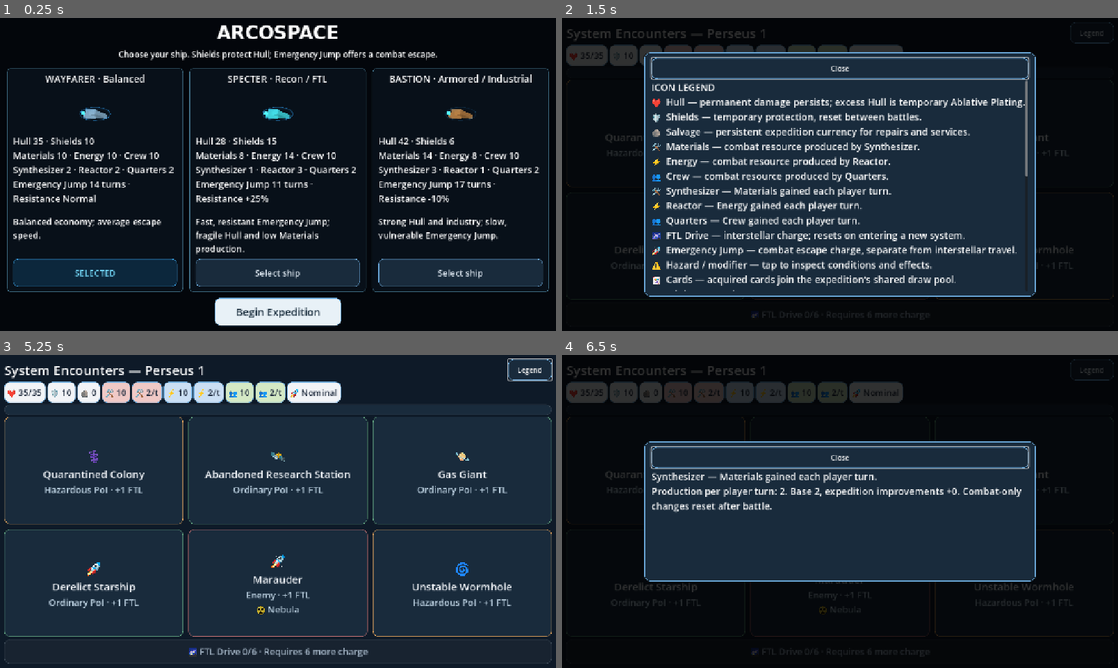
Above: before the commit, frames 1-4 (two rows, left to right).
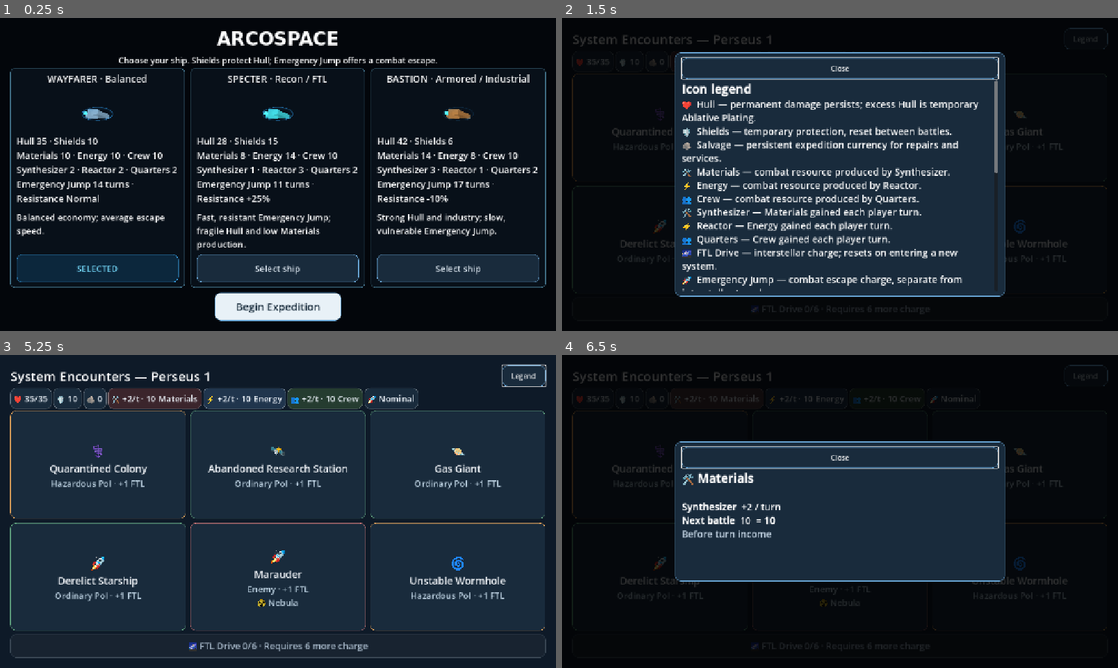
Above: after the commit, the same moments.

Repository: RPGMaster2000/arcospace
Game: Godot game, scene res://scenes/battle_setup.tscn
Two runs of this game, one before a commit and one after it. Both use one fixed random seed, a clock stepped at 60 frames per second and the inputs below.
Inputs (mouse positions are in pixels of both pictures, inside the frame that each line leads up to):
- Up to frame 1 (0.25 s): no input
- Up to frame 2 (1.5 s): click "Begin Expedition" at 0.5 s; click "Legend" at 1.25 s
- Up to frame 3 (5.25 s): click "❤️ 35/35" at 2 s; click "🛡️ 10" at 2.75 s; click "🪨 0" at 3.5 s; click (116, 392) at 4.25 s, where only the run before the commit has a clickable "🛠️ 10"; click (155, 398) at 5 s, where only the run after the commit has a clickable "🛠️ +2/t · 10 Materials"
- Up to frame 4 (6.5 s): click (706, 392) at 5.75 s, where only the run before the commit has a clickable "🛠️ 2/t"

The runs differ from the first frame. In frame 1, 18% of the frame differs, in the area x 1-99%, y 2-99%; in frame 2, 24%, in the area x 0-100%, y 1-97%; in frame 3, 15%; in frame 4, 12%.

Commit message:
Combine exploration resources in a padded dark status bar

Diff:
--- a/scripts/battle_setup.gd
+++ b/scripts/battle_setup.gd
@@ -12,7 +12,7 @@
 	var legend = Button.new()
 	legend.text = "Legend"
 	legend.set_anchors_and_offsets_preset(Control.PRESET_TOP_RIGHT)
-	legend.position = Vector2(size.x - 130, 12)
+	legend.position = Vector2(size.x - 134, 24)
 	legend.custom_minimum_size = Vector2(110, 48)
 	add_child(legend)
 	legend.pressed.connect(overlay.show_legend)
@@ -59,16 +59,18 @@
 # Preserve the existing preview nodes and selection logic; only fit their controls.
 func _layout_cards() -> void:
 	$Instructions.text = "Choose your ship. Shields protect Hull; Emergency Jump offers a combat escape."
-	$Instructions.offset_top = 70
-	$Instructions.offset_bottom = 104
+	$Logo.offset_top = 24
+	$Logo.offset_bottom = 79
+	$Instructions.offset_top = 84
+	$Instructions.offset_bottom = 108
 	$Ships.set_anchors_and_offsets_preset(Control.PRESET_FULL_RECT)
-	$Ships.offset_left = 16
-	$Ships.offset_right = -16
+	$Ships.offset_left = 24
+	$Ships.offset_right = -24
 	$Ships.offset_top = 116
-	$Ships.offset_bottom = -90
+	$Ships.offset_bottom = -100
 	$Start.custom_minimum_size.y = 64
-	$Start.offset_top = -76
-	$Start.offset_bottom = -12
+	$Start.offset_top = -88
+	$Start.offset_bottom = -24
 	preload("res://scripts/ui/encounter_presentation.gd").action($Start, true)
 	for index in range(3):
 		var panel = get_node("Ships/Ship%d" % index)
--- a/scripts/expedition.gd
+++ b/scripts/expedition.gd
@@ -19,6 +19,7 @@
 var view: VBoxContainer
 var resource_bar: HFlowContainer
 var legend: Button
+var heading_row: HBoxContainer
 var jump_button: Button
 var return_button: Button
 var confirm_button: Button
@@ -28,7 +29,6 @@
 var header: PanelContainer
 var footer: HBoxContainer
 var more_hint: Label
-var progress: ProgressBar
 var grid: GridContainer
 var selected_approach: int = -1
 var approach_buttons: Array[Button] = []
@@ -48,13 +48,13 @@
 	ui = MarginContainer.new()
 	ui.set_anchors_and_offsets_preset(Control.PRESET_FULL_RECT)
 	for edge in ["left", "right", "top", "bottom"]:
-		ui.add_theme_constant_override("margin_" + edge, 10)
+		ui.add_theme_constant_override("margin_" + edge, 24)
 	add_child(ui)
 	var column = VBoxContainer.new()
 	column.add_theme_constant_override("separation", 4)
 	ui.add_child(column)
 	title = _label("", 30)
-	var heading_row = HBoxContainer.new()
+	heading_row = HBoxContainer.new()
 	column.add_child(heading_row)
 	title.size_flags_horizontal = Control.SIZE_EXPAND_FILL
 	heading_row.add_child(title)
@@ -69,13 +69,8 @@
 	header = Header.instantiate()
 	column.add_child(header)
 	header.return_requested.connect(show_system)
+	header.legend_requested.connect(func(): resource_bar.overlay.show_legend())
 	return_button = header.return_button
-	progress = ProgressBar.new()
-	progress.custom_minimum_size.y = 8
-	progress.show_percentage = false
-	progress.add_theme_stylebox_override("background", Presentation.style(Color("394653")))
-	progress.add_theme_stylebox_override("fill", Presentation.style(Presentation.COLORS.special, true))
-	column.add_child(progress)
 	scroll = TouchScroll.new()
 	scroll.size_flags_vertical = Control.SIZE_EXPAND_FILL
 	column.add_child(scroll)
@@ -100,13 +95,13 @@
 	footer.add_child(repair_selector)
 	confirm_button = Button.new()
 	confirm_button.text = "Confirm Approach"
-	confirm_button.custom_minimum_size = Vector2(330, 60)
+	confirm_button.custom_minimum_size = Vector2(300, 48)
 	confirm_button.add_theme_font_size_override("font_size", 23)
 	Presentation.action(confirm_button, true)
 	confirm_button.pressed.connect(_confirm_approach)
 	footer.add_child(confirm_button)
 	jump_button = Button.new()
-	jump_button.custom_minimum_size.y = 56
+	jump_button.custom_minimum_size.y = 48
 	jump_button.add_theme_font_size_override("font_size", 21)
 	jump_button.add_theme_font_override("font", Presentation.UI_FONT)
 	Presentation.action(jump_button)
@@ -149,8 +144,8 @@
 	var result = GridContainer.new()
 	result.columns = columns
 	result.size_flags_horizontal = Control.SIZE_EXPAND_FILL
-	result.add_theme_constant_override("h_separation", 12)
-	result.add_theme_constant_override("v_separation", 12)
+	result.add_theme_constant_override("h_separation", 10)
+	result.add_theme_constant_override("v_separation", 10)
 	view.add_child(result)
 	grid = result
 	return result
@@ -186,10 +181,8 @@
 	return_button.visible = kind == "poi"
 	footer.visible = kind == "poi"
 	confirm_button.disabled = true
+	heading_row.visible = kind != "poi"
 	title.visible = true
-	progress.visible = kind == "system"
-	progress.max_value = state.required_ftl_charge
-	progress.value = state.ftl_charge
 	title.text = "System Encounters — " + state.system_name if kind == "system" else (state.ship().ship_name + " · Expedition" if kind == "poi" else "Encounter Result")
 	resource_bar.exploration(state)
 	jump_button.text = "%s FTL Drive %d/%d · %s" % [_icon("travel"), state.ftl_charge, state.required_ftl_charge, "Jump to Next System" if state.ftl_charge >= state.required_ftl_charge else "Requires %d more charge" % (state.required_ftl_charge - state.ftl_charge)]
@@ -255,7 +248,7 @@
 	if approach.success_chance < 1:
 		lines.append("%s%% — %s" % [String.num((1.0 - approach.success_chance) * 100, 2), state.describe_outcome(approach.failure)])
 	var reason: String = state.locked_reason(approach)
-	if not reason.is_empty(): lines.append("LOCKED — " + reason)
+	if not reason.is_empty(): lines.append("LOCKED" if reason.begins_with("Requires " + state.LABELS.get(approach.requirement, "missing")) else "LOCKED — " + reason)
 	return "\n".join(lines)
 
 func show_poi(index: int) -> void:
--- a/scripts/ui/encounter_tile.gd
+++ b/scripts/ui/encounter_tile.gd
@@ -33,9 +33,9 @@
 		icon_label.horizontal_alignment = HORIZONTAL_ALIGNMENT_CENTER
 		column.add_child(icon_label)
 		title = title.substr(title.find("\n") + 1)
-	heading = _label(title, 24)
+	heading = _label(title, 23)
 	heading.add_theme_font_override("font", Presentation.UI_FONT)
-	details = _label(body, 21)
+	details = _label(body, 20)
 	details.add_theme_font_override("font", Presentation.UI_FONT)
 	if centered:
 		heading.horizontal_alignment = HORIZONTAL_ALIGNMENT_CENTER
--- a/scripts/ui/info_overlay.gd
+++ b/scripts/ui/info_overlay.gd
@@ -3,7 +3,7 @@
 const Presentation = preload("res://scripts/ui/encounter_presentation.gd")
 var shade: ColorRect
 var panel: PanelContainer
-var body: Label
+var body: RichTextLabel
 var close: Button
 var previous_focus: Control
 var desired_height: float = 320
@@ -28,11 +28,20 @@
 	var scroll = preload("res://scripts/ui/encounter_scroll.gd").new()
 	scroll.size_flags_vertical = Control.SIZE_EXPAND_FILL
 	column.add_child(scroll)
-	body = Label.new()
+	body = RichTextLabel.new()
+	body.bbcode_enabled = true
+	body.fit_content = true
+	body.scroll_active = false
 	body.size_flags_horizontal = Control.SIZE_EXPAND_FILL
 	body.autowrap_mode = TextServer.AUTOWRAP_WORD_SMART
-	body.add_theme_font_override("font", Presentation.UI_FONT)
-	body.add_theme_font_size_override("font_size", 22)
+	body.add_theme_font_override("normal_font", Presentation.UI_FONT)
+	var bold_font = FontVariation.new()
+	bold_font.base_font = ThemeDB.fallback_font
+	bold_font.variation_embolden = 0.7
+	bold_font.fallbacks = [Presentation.EMOJI_FONT]
+	body.add_theme_font_override("bold_font", bold_font)
+	body.add_theme_font_size_override("normal_font_size", 22)
+	body.add_theme_font_size_override("bold_font_size", 22)
 	scroll.add_child(body)
 	shade.resized.connect(_fit)
 	_fit()
@@ -40,8 +49,8 @@
 
 func _fit() -> void:
 	var height: float = minf(desired_height, shade.size.y - 48)
-	panel.position = Vector2(maxf(12, (shade.size.x - 900) / 2), (shade.size.y - height) / 2)
-	panel.size = Vector2(minf(900, shade.size.x - 24), height)
+	panel.position = Vector2(maxf(24, (shade.size.x - 760) / 2), (shade.size.y - height) / 2)
+	panel.size = Vector2(minf(760, shade.size.x - 48), height)
 
 func show_text(value: String) -> void:
 	desired_height = 320
@@ -52,7 +61,7 @@
 	_fit()
 
 func show_legend() -> void:
-	var lines: Array[String] = ["ICON LEGEND"]
+	var lines: Array[String] = ["[font_size=28][b]Icon legend[/b][/font_size]"]
 	var keys: Array = Presentation.MEANINGS.keys()
 	for key in Presentation.ICONS:
 		if not keys.has(key): keys.append(key)
--- a/scripts/ui/poi_header.gd
+++ b/scripts/ui/poi_header.gd
@@ -1,14 +1,26 @@
 extends PanelContainer
 # Image, backing and overlays remain separate so artwork can be replaced independently.
 signal return_requested
+signal legend_requested
 @export var banner_texture: Texture2D
-@export var maximum_height: float = 112.0
+@export var maximum_height: float = 88.0
 @onready var image: TextureRect = $Image
 @onready var title: Label = $Overlay/Title
 @onready var return_button: Button = $Overlay/Return
 
 func _ready() -> void:
 	preload("res://scripts/ui/encounter_presentation.gd").action(return_button)
+	var legend = Button.new()
+	legend.text = "Legend"
+	legend.set_anchors_and_offsets_preset(Control.PRESET_TOP_RIGHT)
+	legend.offset_left = -280
+	legend.offset_right = -180
+	legend.offset_top = 12
+	legend.offset_bottom = 60
+	preload("res://scripts/ui/encounter_presentation.gd").action(legend)
+	$Overlay.add_child(legend)
+	legend.pressed.connect(func(): legend_requested.emit())
+	title.offset_right = -300
 	return_button.pressed.connect(func(): return_requested.emit())
 	resized.connect(_fit)
 	_fit()
@@ -20,4 +32,5 @@
 	_fit()
 
 func _fit() -> void:
-	custom_minimum_size.y = clampf(size.x / 5.5, 100, minf(maximum_height, get_viewport_rect().size.y * .24))
+	get_node("Overlay/Placeholder").hide()
+	custom_minimum_size.y = clampf(size.x / 5.5, 88, minf(maximum_height, get_viewport_rect().size.y * .24))
--- a/scripts/ui/resource_bar.gd
+++ b/scripts/ui/resource_bar.gd
@@ -1,13 +1,14 @@
 extends HFlowContainer
 # Exploration only: ship starting reserves plus effective pending adjustments.
 const Presentation = preload("res://scripts/ui/encounter_presentation.gd")
-const POSITIVE = Color("13743a")
-const NEGATIVE = Color("b32232")
-const FAMILY_COLORS = {"materials":Color("f0c9c6"), "synthesizer":Color("f0c9c6"),
-	"energy":Color("cbdff4"), "reactor":Color("cbdff4"),
-	"crew":Color("d4e9c5"), "quarters":Color("d4e9c5")}
+const POSITIVE = Color("8ce4ad")
+const NEGATIVE = Color("ffacb5")
+const FAMILY_COLORS = {"materials":Color("3b252c"), "synthesizer":Color("3b252c"),
+	"energy":Color("20354d"), "reactor":Color("20354d"),
+	"crew":Color("253c30"), "quarters":Color("253c30")}
 var overlay: CanvasLayer
 var entries: Dictionary = {}
+var markup = RegEx.create_from_string("\\[.*?\\]")
 
 func _ready() -> void:
 	add_theme_constant_override("h_separation", 4)
@@ -24,7 +25,8 @@
 		Presentation.action(button)
 		for style in ["normal", "hover", "pressed", "disabled"]:
 			var box: StyleBoxFlat = button.get_theme_stylebox(style).duplicate()
-			box.bg_color = FAMILY_COLORS.get(key, Color("f2f4f7"))
+			box.bg_color = FAMILY_COLORS.get(key, Color("192b3c"))
+			box.border_color = box.bg_color.lightened(.32)
 			if style == "hover": box.bg_color = box.bg_color.lightened(.08)
 			box.content_margin_left = 8
 			box.content_margin_right = 8
@@ -47,9 +49,9 @@
 			label.mouse_filter = Control.MOUSE_FILTER_IGNORE
 			label.add_theme_font_override("font", Presentation.UI_FONT)
 			label.add_theme_font_size_override("font_size", 20)
-			label.add_theme_color_override("font_color", Color("202c3e"))
+			label.add_theme_color_override("font_color", Color("edf3fa"))
 			row.add_child(label)
-		button.pressed.connect(func(): overlay.show_text(button.tooltip_text))
+		button.pressed.connect(func(): overlay.show_text(button.get_meta("description", button.tooltip_text)))
 		entries[key] = button
 		add_child(button)
 	var entry: Button = entries[key]
@@ -62,27 +64,42 @@
 	entry.get_node("Values/Adjustment").add_theme_color_override("font_color", NEGATIVE if negative else POSITIVE)
 	entry.get_node("Values/Bonus").text = bonus
 	entry.get_node("Values/Bonus").add_theme_color_override("font_color", POSITIVE)
-	entry.tooltip_text = Presentation.meaning(key) + ("\n" + detail if not detail.is_empty() else "")
+	entry.set_meta("description", detail)
+	entry.tooltip_text = markup.sub(detail, "", true)
 
-func starting_resource(state: Resource, key: String) -> void:
+func heading(key: String, name: String) -> String:
+	return "[font_size=28][b]%s %s[/b][/font_size]" % [Presentation.icon(key, get_theme_default_font()), name]
+
+func colored_delta(delta: int) -> String:
+	if delta == 0: return ""
+	return "[color=#%s]%+d[/color]" % [(NEGATIVE if delta < 0 else POSITIVE).to_html(false), delta]
+
+func starting_resource(state: Resource, key: String, production: String = "") -> void:
 	var base: int = int(state.ship().get(key))
 	var final: int = state.starting_value(state.ship(), key)
 	var delta: int = final - base
-	put(key, str(base), "Ship starting reserve: %d. Effective pending adjustment: %+d. Next battle starts at %d before turn income.\nThese are next-battle values, not a live exploration stockpile. Resource penalties cap at half the base reserve; bonuses add independently.\nPending bonuses %+d; penalties %d." % [base, delta, final, int(state.pending_bonuses.get(key, 0)), int(state.pending_penalties.get(key, 0))], "%+d" % delta if delta else "", delta < 0)
+	var name: String = state.LABELS[key]
+	var value: String = str(base)
+	var detail: String = heading(key, name) + "\n\n"
+	if not production.is_empty():
+		value = "+%d/t · %d %s" % [state.production(production), base, name]
+		detail += "[b]%s[/b]  +%d / turn\n" % [state.LABELS[production], state.production(production)]
+		detail += "[b]Next battle[/b]  %d %s = [b]%d[/b]\n[color=#b8c9d9]Before turn income[/color]" % [base, colored_delta(delta), final]
+		if int(state.pending_penalties.get(key, 0)) < 0:
+			detail += "\nPenalty capped at 50% of base."
+	else:
+		detail += "[b]Next battle[/b]  %d %s = [b]%d[/b]\nAbsorbs damage first. Resets each battle." % [base, colored_delta(delta), final]
+	put(key, value, detail, "%+d" % delta if delta else "", delta < 0)
 
 func exploration(state: Resource) -> void:
-	put("hull", "%d/%d" % [state.hull, state.ship().hull_capacity], state.ship().ship_name)
+	put("hull", "%d/%d" % [state.hull, state.ship().hull_capacity], heading("hull", "Hull") + "\n\n[b]%d / %d[/b]\nCarries between battles.\nExcess → temporary plating." % [state.hull, state.ship().hull_capacity])
 	starting_resource(state, "shields")
-	put("salvage", str(state.salvage))
+	put("salvage", str(state.salvage), heading("salvage", "Salvage") + "\n\n[b]%d[/b]\nRepairs · Cards · Supplies · Production" % state.salvage)
 	for pair in [["materials", "synthesizer"], ["energy", "reactor"], ["crew", "quarters"]]:
-		starting_resource(state, pair[0])
-		var key: String = pair[1]
-		var base: int = int(state.ship().get(key))
-		var delta: int = state.production(key) - base
-		put(key, "%d/t" % base, "Production per player turn: %d. Base %d, expedition improvements %+d. Combat-only changes reset after battle." % [state.production(key), base, delta], "%+d" % delta if delta else "", delta < 0)
+		starting_resource(state, pair[0], pair[1])
 	var boost: int = clampi(state.modifier_value("emergency_jump_charge"), 0, state.ship().ftl_turns)
 	var offline: int = maxi(0, state.modifier_value("emergency_jump_offline"))
-	var detail: String = "Next battle: %d starting charge (ship target %d), disabled for %d turns. Normal turn charging resumes once enabled. Offline duration uses the longest pending penalty; charge is retained." % [boost, state.ship().ftl_turns, offline]
+	var detail: String = heading("jump", "Emergency Jump") + "\n\n[b]Next battle[/b]\nCharge  [b]%d / %d[/b]\nOffline  [b]%d turns[/b]\nCombat escape; separate from system travel." % [boost, state.ship().ftl_turns, offline]
 	if offline > 0:
 		put("jump", "", detail, "Disabled -%d" % offline, true, "Boost +%d" % boost if boost else "")
 	elif boost > 0:
--- /dev/null
+++ b/tests/status_bar_stress_test.gd
@@ -0,0 +1,79 @@
+extends SceneTree
+var failures: int = 0
+var checks: int = 0
+var host: Control
+func _initialize() -> void:
+	call_deferred("run")
+func check(ok: bool, message: String) -> void:
+	checks += 1
+	if not ok:
+		failures += 1
+		if failures < 25: push_error(message)
+func settle() -> void:
+	for n in range(16): await process_frame
+func fit(context: String) -> void:
+	var safe: Rect2 = root.get_visible_rect().grow(-23)
+	for button in host.resource_bar.entries.values():
+		check(safe.encloses(button.get_global_rect()), "Safe edge padding: " + context)
+		for label in button.get_node("Values").get_children():
+			if not label.text.is_empty(): check(button.get_global_rect().encloses(label.get_global_rect()), "Value fully contained: " + context)
+	check(host.resource_bar.entries.size() == 7, "Only seven combined indicators")
+	check(safe.encloses(host.jump_button.get_global_rect()), "Bottom control padded")
+	check(host.scroll.get_v_scroll_bar().max_value <= host.scroll.get_v_scroll_bar().page + 1, "No unnecessary scrollbar: " + context + " viewport=%s grid=%s" % [host.scroll.size, host.grid.size])
+	check(host.scroll.horizontal_scroll_mode == ScrollContainer.SCROLL_MODE_DISABLED, "No horizontal scrolling")
+func screenshot(name: String) -> void:
+	if DisplayServer.get_name() != "headless":
+		await RenderingServer.frame_post_draw
+		root.get_texture().get_image().save_png("res://.godot/testlogs/dark-" + name + ".png")
+func run() -> void:
+	host = load("res://scenes/expedition.tscn").instantiate()
+	host.rules = host.rules.duplicate(true)
+	host.rules.debug_seed = 789
+	host.rules.log_rolls = false
+	root.add_child(host)
+	current_scene = host
+	for viewport_size in [Vector2i(1280,720), Vector2i(1920,1080), Vector2i(1680,720), Vector2i(2400,1080), Vector2i(686,384)]:
+		root.size = viewport_size
+		for mode in ["ordinary", "all penalties", "extreme mixed"]:
+			host.state.pending_bonuses.clear()
+			host.state.pending_penalties.clear()
+			host.state.production_upgrades.clear()
+			if mode != "ordinary":
+				for key in ["materials", "energy", "crew", "shields"]:
+					host.state.add_modifiers({key:-999999})
+					if mode == "extreme mixed": host.state.add_modifiers({key:999999})
+				host.state.add_modifiers({"emergency_jump_charge":999999, "emergency_jump_offline":999999})
+				if mode == "extreme mixed":
+					for key in host.state.PRODUCTION: host.state.production_upgrades[key] = 999
+			host.show_system()
+			await settle()
+			fit("system %s %s" % [viewport_size, mode])
+			await screenshot("system-%d-%s" % [viewport_size.x, mode.replace(" ", "-")])
+			for poi in host.rules.pois:
+				host.state.encounters[0] = {"kind":"poi", "poi":poi, "title":poi.title, "completed":false}
+				host.show_poi(0)
+				await settle()
+				fit("%s %s %s" % [poi.title, viewport_size, mode])
+				check(safe_controls(), "Padded Return and Confirm")
+				if poi.resource_path.ends_with("mining_operation.tres"):
+					await screenshot("poi-%d-%s" % [viewport_size.x, mode.replace(" ", "-")])
+			host.state.service = {"kind":"service", "poi":host.rules.trading_outpost, "title":"Trading Outpost", "completed":false}
+			host.state.salvage = 999999
+			host.show_outpost()
+			await settle()
+			fit("Trading Outpost %s %s" % [viewport_size, mode])
+			host.resource_bar.entries.energy.pressed.emit()
+			await settle()
+			var overlay = host.resource_bar.overlay
+			check(root.get_visible_rect().grow(-23).encloses(overlay.panel.get_global_rect()), "Description padded")
+			check(overlay.body.text.contains("[b]Reactor[/b]") and overlay.body.text.contains("[b]Next battle[/b]"), "Concise visual description retains meaning")
+			check(not host.resource_bar.entries.energy.tooltip_text.contains("[b]"), "Tooltip has no raw markup")
+			await screenshot("detail-%d-%s" % [viewport_size.x, mode.replace(" ", "-")])
+			overlay.dismiss()
+	host.free()
+	await process_frame
+	print("Crowded bar checks: %d assertions, %d failures" % [checks, failures])
+	quit(1 if failures else 0)
+func safe_controls() -> bool:
+	var safe: Rect2 = root.get_visible_rect().grow(-23)
+	return safe.encloses(host.return_button.get_global_rect()) and safe.encloses(host.confirm_button.get_global_rect())
--- a/tests/status_bar_test.gd
+++ b/tests/status_bar_test.gd
@@ -71,8 +71,8 @@
 	check(host.state.encounters[enemy_index].modifier == assigned, "PoI completion preserves modifier")
 	host.state.add_modifiers({"energy":5, "crew":-3})
 	host.show_system()
-	check(host.resource_bar.entries.energy.text == "⚡ 10 +5", "Base reserve plus green bonus")
-	check(host.resource_bar.entries.crew.text.ends_with("10 -3"), "Base reserve plus red penalty")
+	check(host.resource_bar.entries.energy.text == "⚡ +2/t · 10 Energy +5", "Base reserve plus green bonus")
+	check(host.resource_bar.entries.crew.text.ends_with("10 Crew -3"), "Base reserve plus red penalty")
 	check(not host.resource_bar.entries.has("travel") and not host.resource_bar.entries.has("hazard"), "Removed duplicate FTL and effects entries")
 	check(host.resource_bar.entries.keys().slice(0,3) == ["hull", "shields", "salvage"], "Hull, Shields, Salvage order")
 	check(host.resource_bar.entries.jump.text.ends_with("Nominal"), "Unmodified Emergency Jump nominal")
@@ -81,7 +81,7 @@
 	check(host.resource_bar.entries.crew.get_node("Values/Adjustment").get_theme_color("font_color") == host.resource_bar.NEGATIVE, "Negative color")
 	host.state.add_modifiers({"energy":-100, "emergency_jump_charge":2, "emergency_jump_offline":3})
 	host.show_system()
-	check(host.resource_bar.entries.energy.text == "⚡ 10", "Effective capped net zero omits adjustment")
+	check(host.resource_bar.entries.energy.text == "⚡ +2/t · 10 Energy", "Effective capped net zero omits adjustment")
 	check(host.resource_bar.entries.jump.text.ends_with("Disabled -3 · Boost +2"), "Offline and boost coexist without hiding either")
 	host.state.pending_penalties.erase("energy")
 	host.show_system()
@@ -92,10 +92,10 @@
 	host.state.pending_bonuses.erase("emergency_jump_offline")
 	host.state.production_upgrades.synthesizer = 1
 	host.show_system()
-	check(host.resource_bar.entries.energy.text == "⚡ 10 -3", "Mixed effects display net negative")
+	check(host.resource_bar.entries.energy.text == "⚡ +2/t · 10 Energy -3", "Mixed effects display net negative")
 	check(host.resource_bar.entries.energy.get_node("Values/Adjustment").get_theme_color("font_color") == host.resource_bar.NEGATIVE, "Mixed net negative is red")
 	check(host.resource_bar.entries.jump.text.ends_with("Boost +2"), "Boost-only status")
-	check(host.resource_bar.entries.synthesizer.text.ends_with("2/t +1"), "Production improvements displayed separately")
+	check(host.resource_bar.entries.materials.text.contains("+3/t") and not host.resource_bar.entries.has("synthesizer"), "Production combined with resource")
 	host.state.pending_bonuses = saved_bonuses
 	host.state.pending_penalties = saved_penalties
 	host.state.production_upgrades.clear()
Not shown, added: tests/status_bar_stress_test.gd.uid
Not shown, changed: docs/android_ui.md
